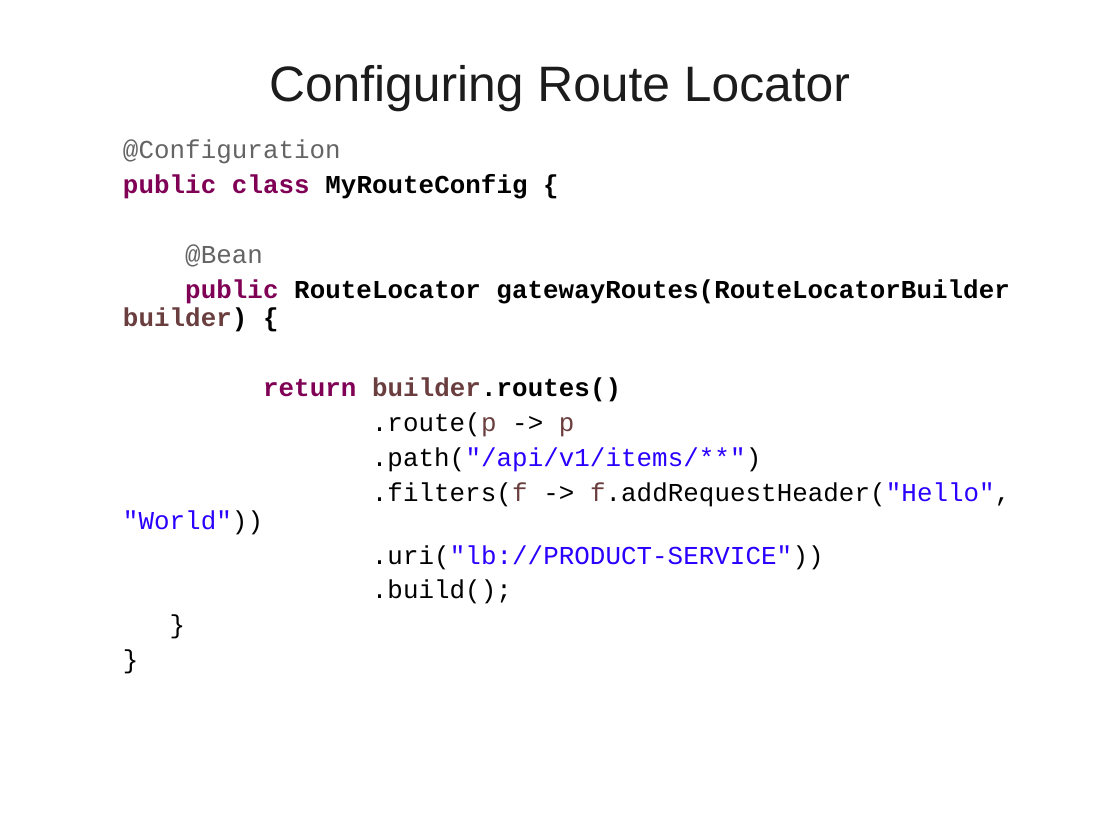
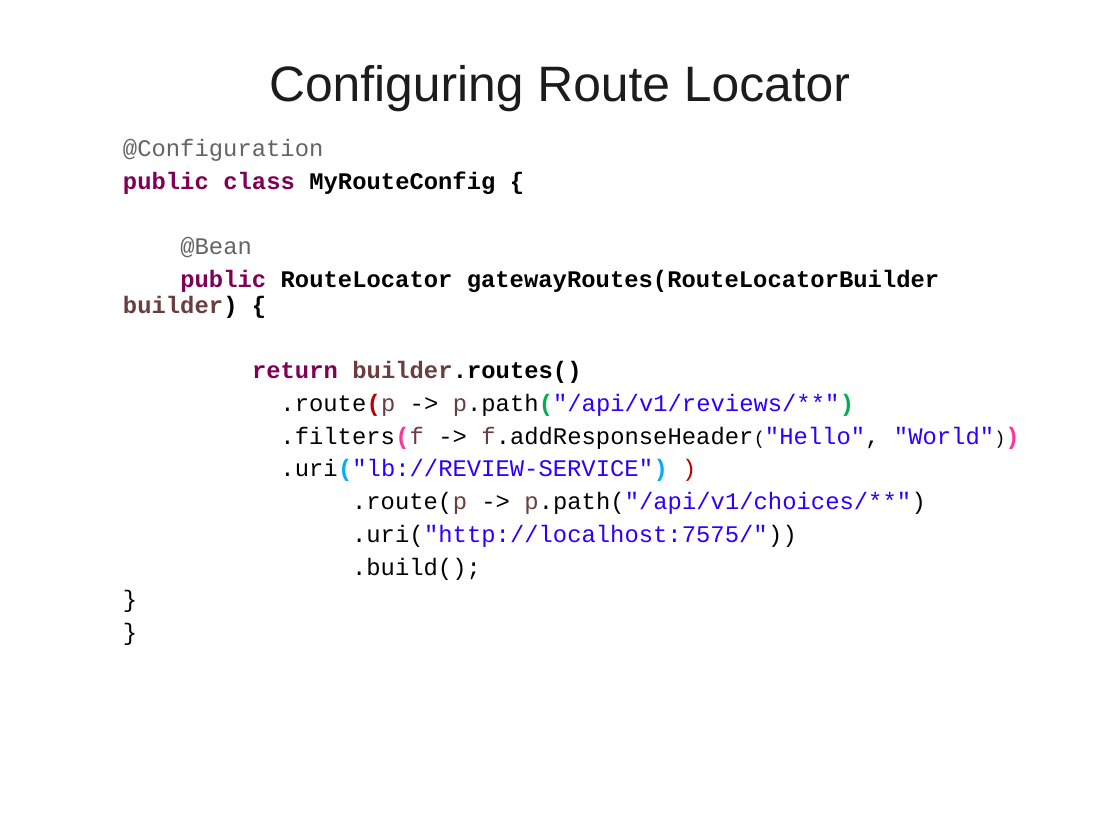
Before and after one commit to vatsank/spring_presentations, a slide deck: slide 39 of SpringMicroService_Module2_Ver02.ppt (slide 35 before the commit). Drawn at 1120x840 pixels with LibreOffice and Linux fonts; fonts in the diff are those of the drawing; background and template pictures are left out. Boxes give left, top, right and bottom in pixels: in the first picture for what was removed or moved away, otherwise in the second. Text is boxed around its words. In the diff, an @@ line names an element or a change of style, - is before the commit and + after.

```diff
--- a/SpringMicroService_Module2_Ver02.ppt
+++ b/SpringMicroService_Module2_Ver02.ppt
@@ text at box(123, 139, 939, 580): size 16.6 to 15.3 pt in "@Configuration", "public class MyRouteConfig {", "@Bean", "public RouteLocator gatewayRoutes(RouteLocatorBuilder builde ..." and 4 more places; list level 2 to 1 in "return builder.routes()"; list level 2 to 1 in ".build();" @@
@@ text at box(280, 394, 994, 547): text changed; size 16.6 to 15.3 pt; text colour #000000 to #2A00FF @@
-  .route(p -> p
-  .path("/api/v1/items/**")
-  .filters(f -> f.addRequestHeader("Hello", "World"))
-  .uri("lb://PRODUCT-SERVICE"))
+.route(p -> p.path("/api/v1/reviews/**")
+.filters(f -> f.addResponseHeader("Hello", "World"))
+.uri("lb://REVIEW-SERVICE") )
+.route(p -> p.path("/api/v1/choices/**")
+.uri("http://localhost:7575/"))
```
Also in this commit, not shown: 9 other slides changed, 31 slides added.
